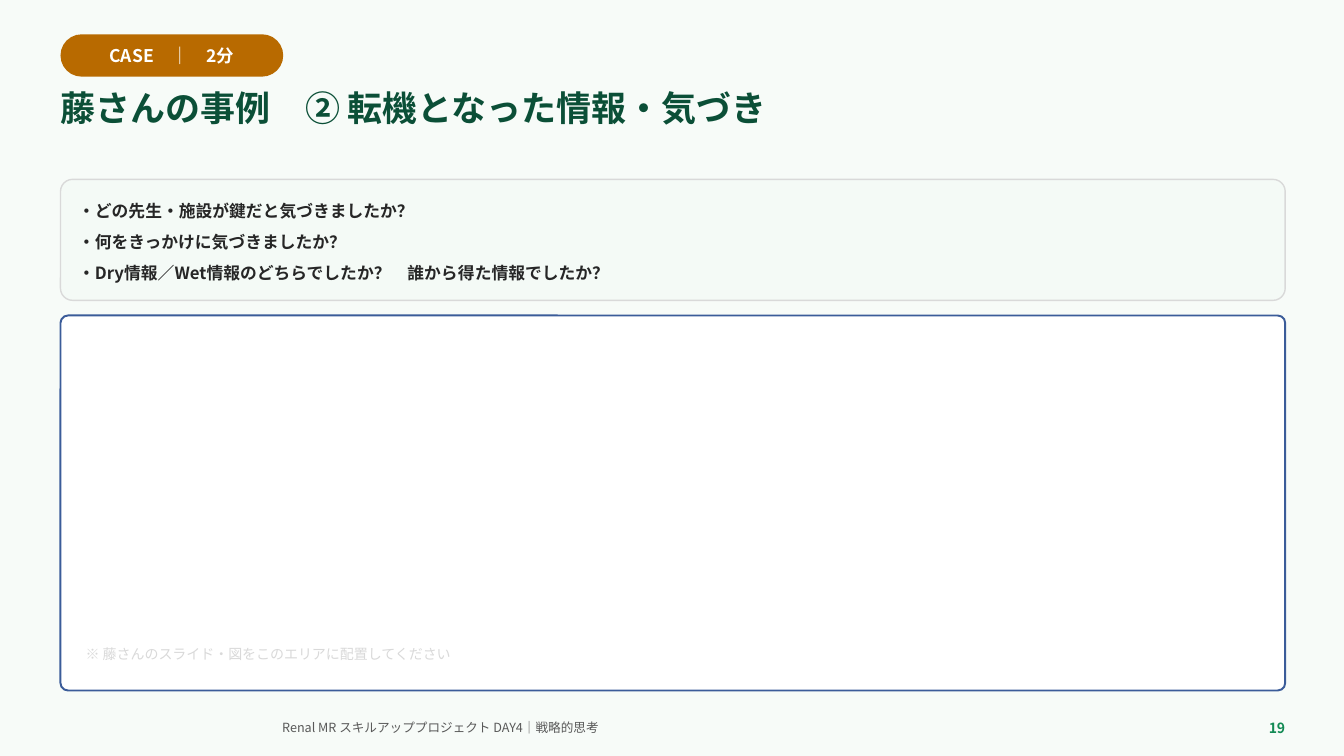
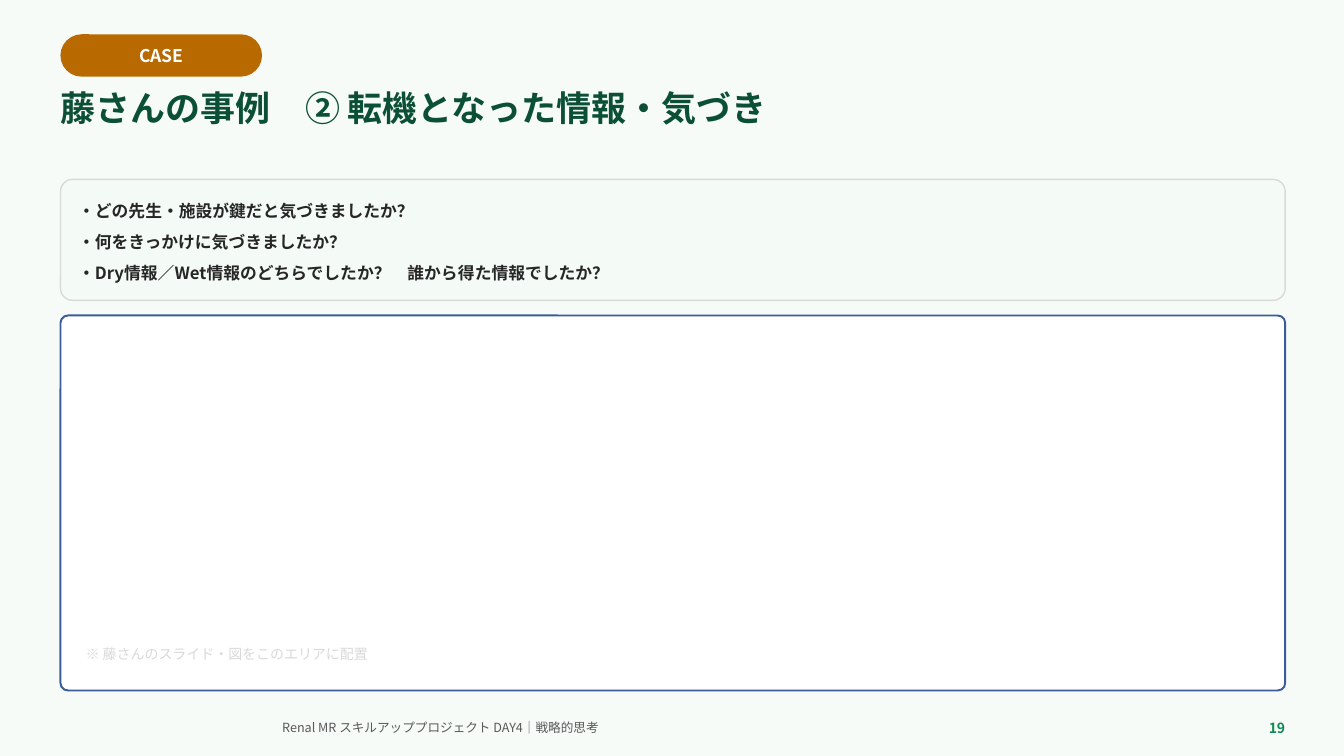
Before and after one commit to TAKUYA-1187/Claude, a slide deck: slide 19 of novartis_training/DAY4_ちょっと分かるだけで世界が変わる.pptx. Drawn at 1344x756 pixels with LibreOffice and Linux fonts; fonts in the diff are those of the drawing; background and template pictures are left out. Boxes give left, top, right and bottom in pixels: in the first picture for what was removed or moved away, otherwise in the second. Text is boxed around its words. In the diff, an @@ line names an element or a change of style, - is before the commit and + after.

```diff
--- a/novartis_training/DAY4_ちょっと分かるだけで世界が変わる.pptx
+++ b/novartis_training/DAY4_ちょっと分かるだけで世界が変わる.pptx
@@ rounded rectangle "CASE": place and size @@
-rounded rectangle "CASE" at bbox=[60, 34, 283, 77]
+rounded rectangle "CASE" at bbox=[60, 34, 262, 77]
@@ text in rounded rectangle at bbox=[139, 49, 183, 63]: text changed @@
-CASE ｜ 2分
+CASE
@@ text at bbox=[103, 643, 368, 663]: text changed @@
-※ 藤さんのスライド・図をこのエリアに配置してください
+※ 藤さんのスライド・図をこのエリアに配置
```
Also in this commit, not shown: 18 other slides changed, 2 other files.
